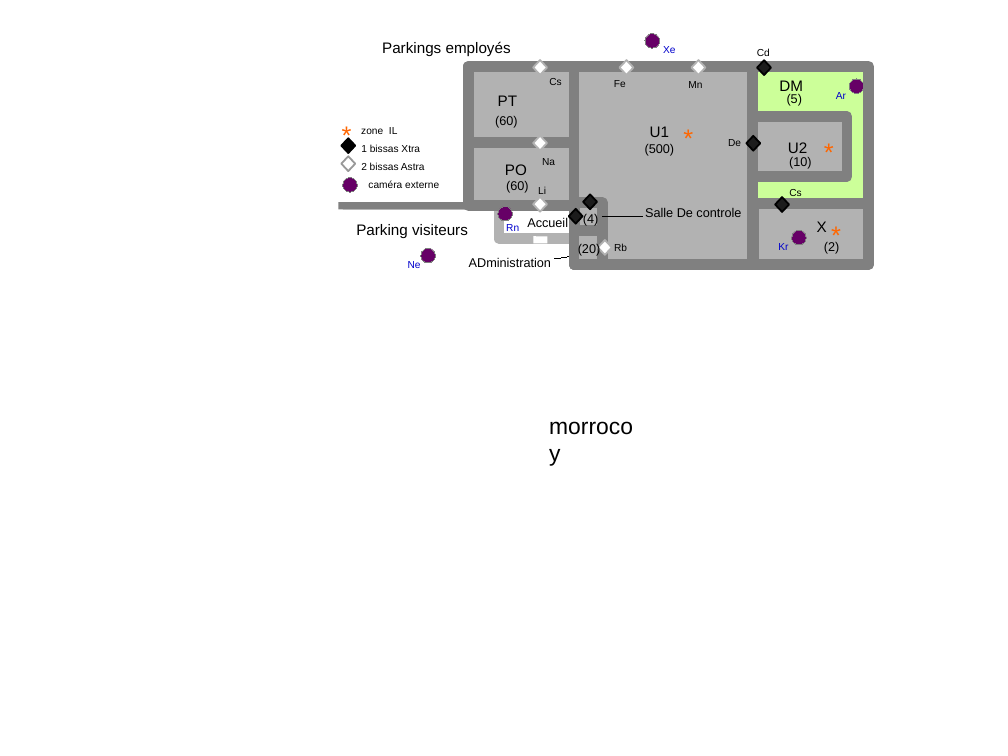
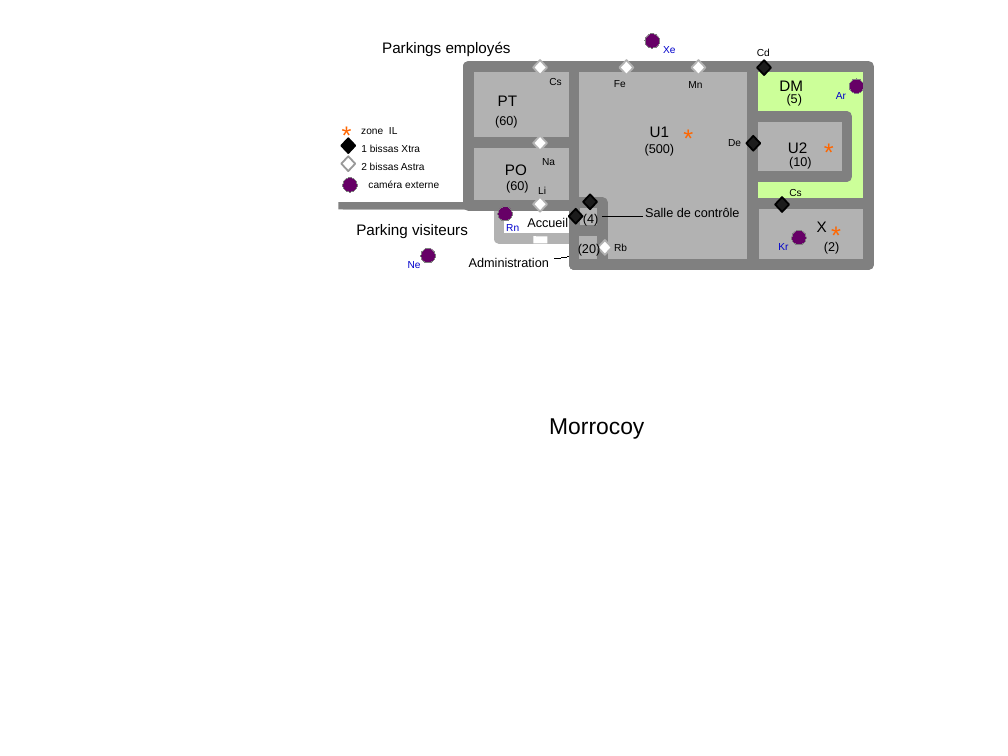
Before and after one commit to cyrilled/iAccess, a slide deck: slide 2 of source/res/media/CyberBatiment-3.odp. Drawn at 1008x756 pixels with LibreOffice and Linux fonts; fonts in the diff are those of the drawing. Boxes give left, top, right and bottom in pixels: in the first picture for what was removed or moved away, otherwise in the second. Text is boxed around its words. In the diff, an @@ line names an element or a change of style, - is before the commit and + after.

```diff
--- a/source/res/media/CyberBatiment-3.odp
+++ b/source/res/media/CyberBatiment-3.odp
@@ text at [645, 208, 739, 217]: text changed @@
-Salle De controle
+Salle de contrôle
@@ text at [469, 257, 549, 267]: text changed @@
-ADministration
+Administration
@@ text at [549, 418, 644, 439]: text changed @@
-morrocoy
+Morrocoy
```
Also in this commit, not shown: 1 other slide changed, 11 other files.
